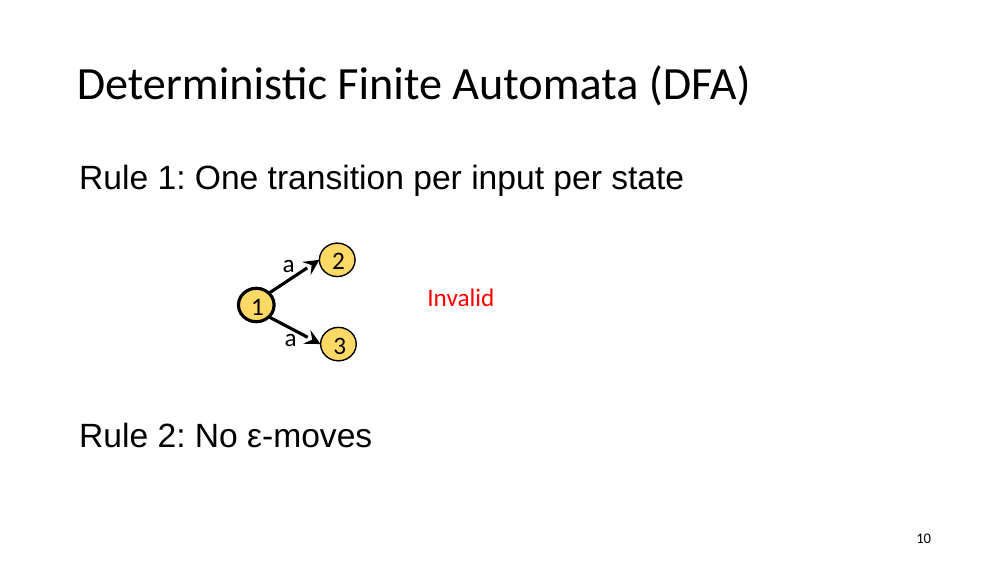
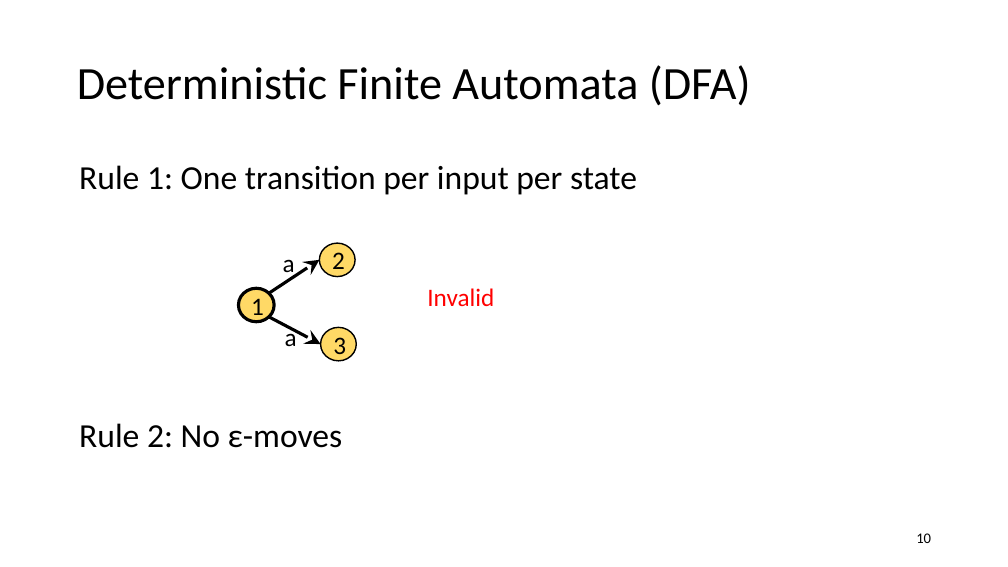
Before and after one commit to anoopsarkar/compilers-class, a slide deck: slide 10 of assets/ppt/lex/lex4-regexps-as-automata.pptx. Drawn at 1008x567 pixels with LibreOffice and Linux fonts; fonts in the diff are those of the drawing. Boxes give left, top, right and bottom in pixels: in the first picture for what was removed or moved away, otherwise in the second. Text is boxed around its words. In the diff, an @@ line names an element or a change of style, - is before the commit and + after.

```diff
--- a/assets/ppt/lex/lex4-regexps-as-automata.pptx
+++ b/assets/ppt/lex/lex4-regexps-as-automata.pptx
@@ text "Rule 1: One transition per ..." at box(79, 165, 637, 195): font Arial to Calibri @@
@@ text "Rule 2: No ε-moves" at box(79, 423, 343, 448): font Arial to Calibri @@
```
Also in this commit, not shown: 8 other slides changed, 5 other files.
